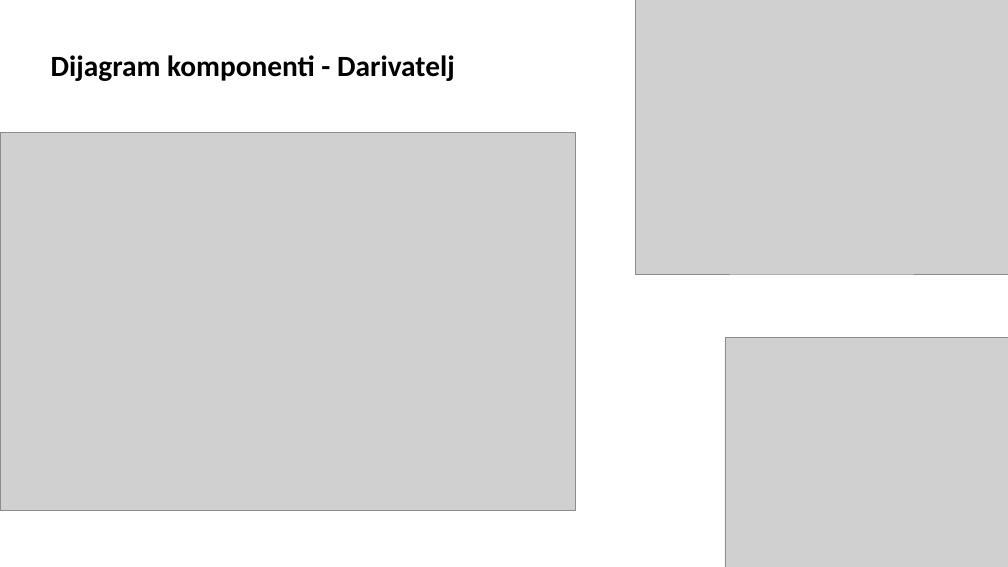
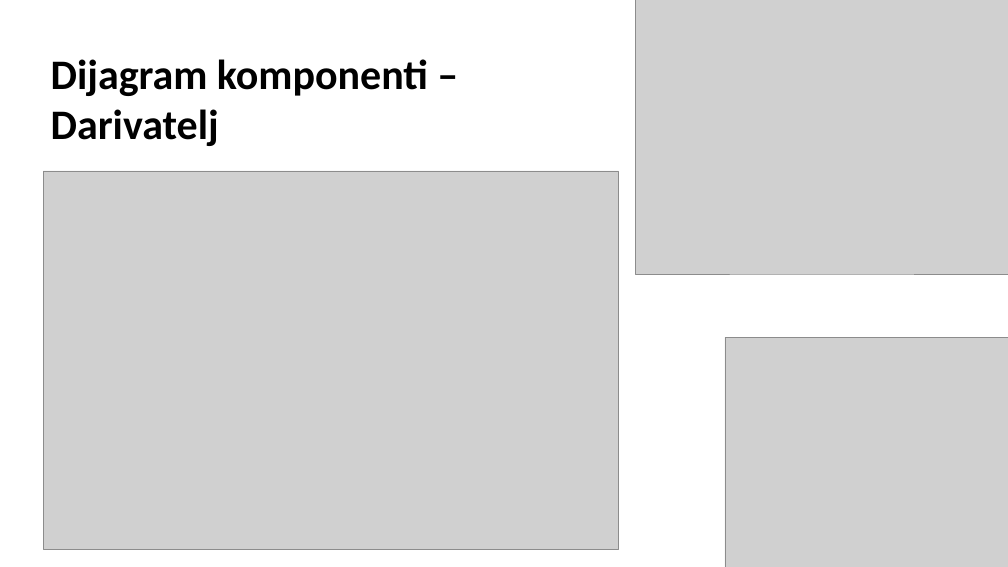
Before and after one commit to MarijanaOmazic/Prezentacija, a slide deck: slide 16 of Blood_register.pptx (slide 12 before the commit). Drawn at 1008x567 pixels with LibreOffice and Linux fonts; fonts in the diff are those of the drawing; grey boxes stand for pictures; background and template pictures are left out. Boxes give left, top, right and bottom in pixels: in the first picture for what was removed or moved away, otherwise in the second. Text is boxed around its words. In the diff, an @@ line names an element or a change of style, - is before the commit and + after.

```diff
--- a/Blood_register.pptx
+++ b/Blood_register.pptx
@@ text at <box>51,59,428,146</box>: text changed; size 28 to 40 pt @@
-Dijagram komponenti - Darivatelj
+Dijagram komponenti – Darivatelj
@@ picture: place and size @@
-picture at <box>0,133,575,511</box>
+picture at <box>43,171,619,549</box>
```
Also in this commit, not shown: 12 other slides changed, 9 slides added, 1 slide removed.
